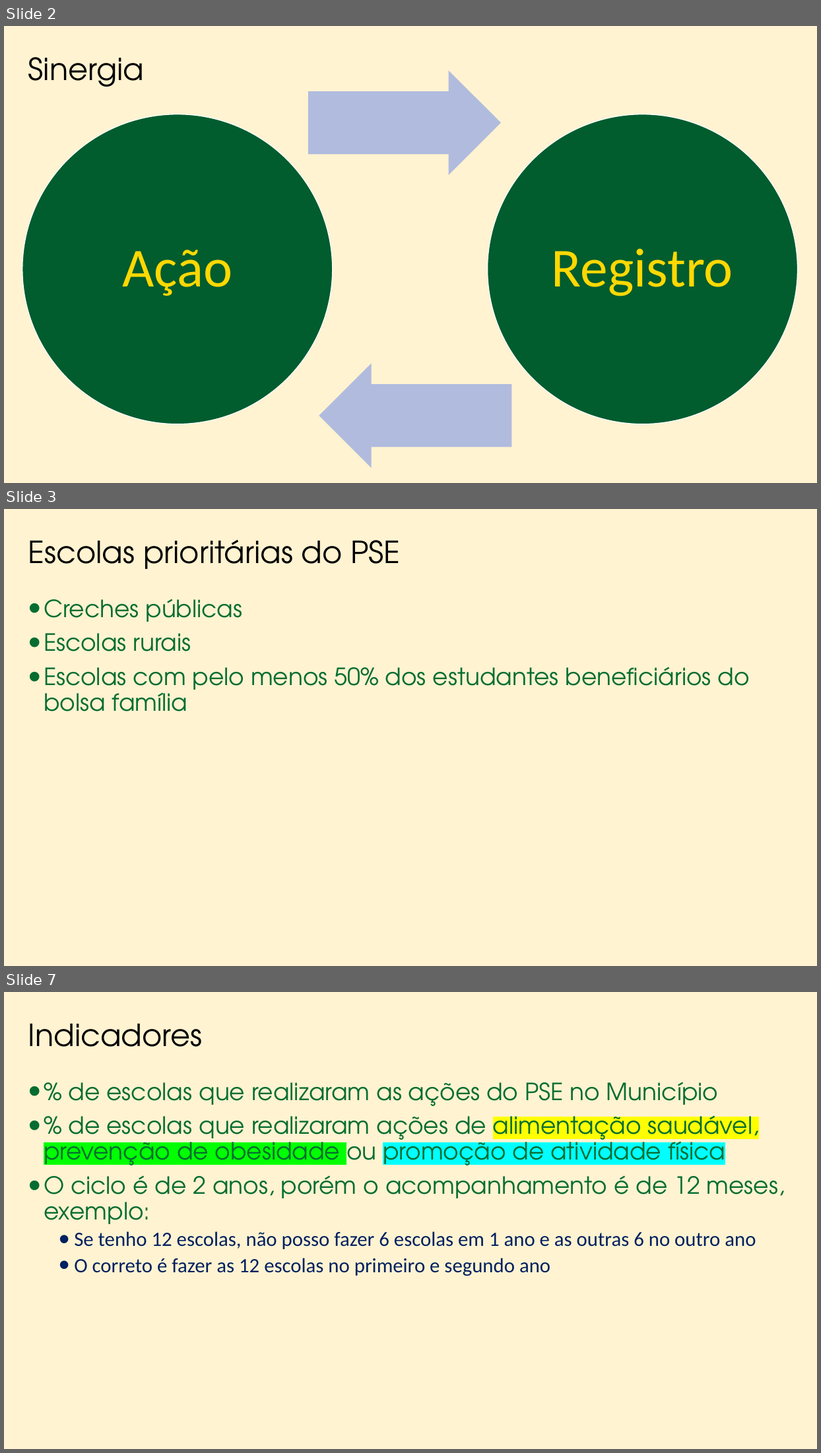
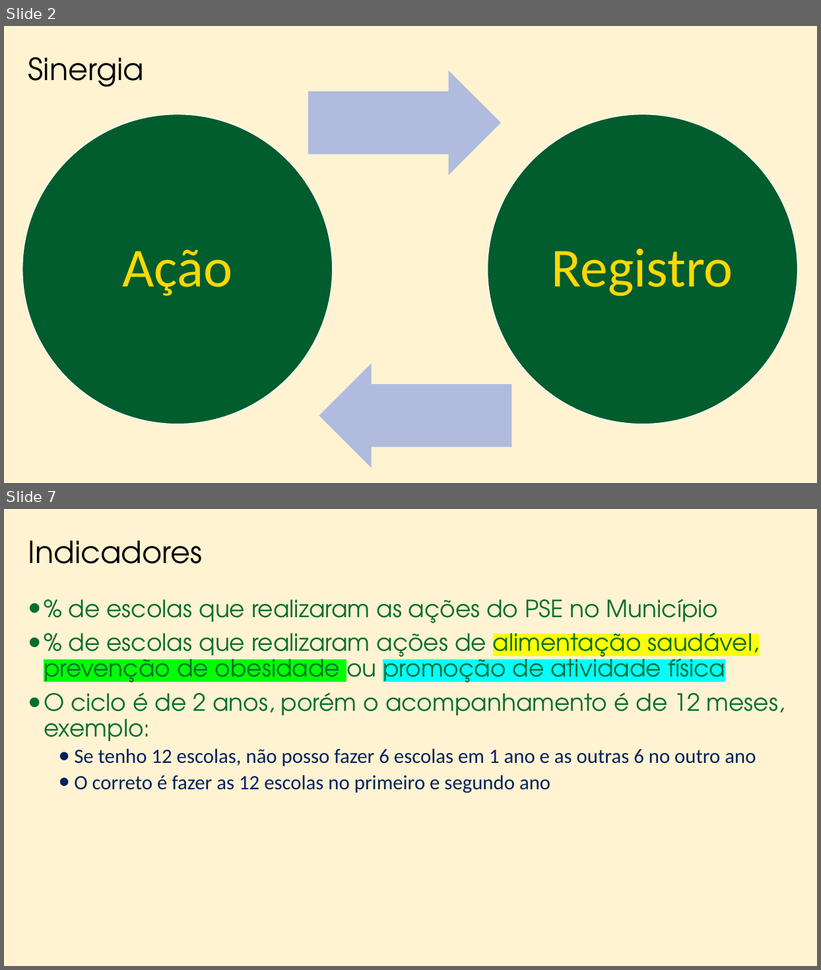
Before and after one commit to marfontenele2/MeusCursos, a slide deck: PSE.pptx. Shown one above the other, each under a label of ours: slides 2, 3 and 7 before the commit, slides 2 and 7 after it; the slides between them are not shown. The pictures are 821x1453 and 821x970 pixels, drawn with LibreOffice and Linux fonts; fonts in the diff are those of the drawing; background and template pictures are left out. Boxes give left, top, right and bottom in pixels: in the first picture for what was removed or moved away, otherwise in the second. Text is boxed around its words. In the diff, an @@ line names an element or a change of style, - is before the commit and + after.

```diff
--- a/PSE.pptx
+++ b/PSE.pptx
@@ slide 3 removed at (x1=4, y1=509, x2=817, y2=966), background #FFC000 at 18% opacity @@
@@ title removed at (x1=28, y1=539, x2=400, y2=569) @@
-Escolas prioritárias do PSE
@@ text removed at (x1=44, y1=599, x2=750, y2=712) @@
-• Creches públicas
-• Escolas rurais
-• Escolas com pelo menos 50% dos estudantes beneficiários do bolsa família
```
Also in this commit, not shown: 3 slides changed, 4 slides added, 5 other slides removed.
